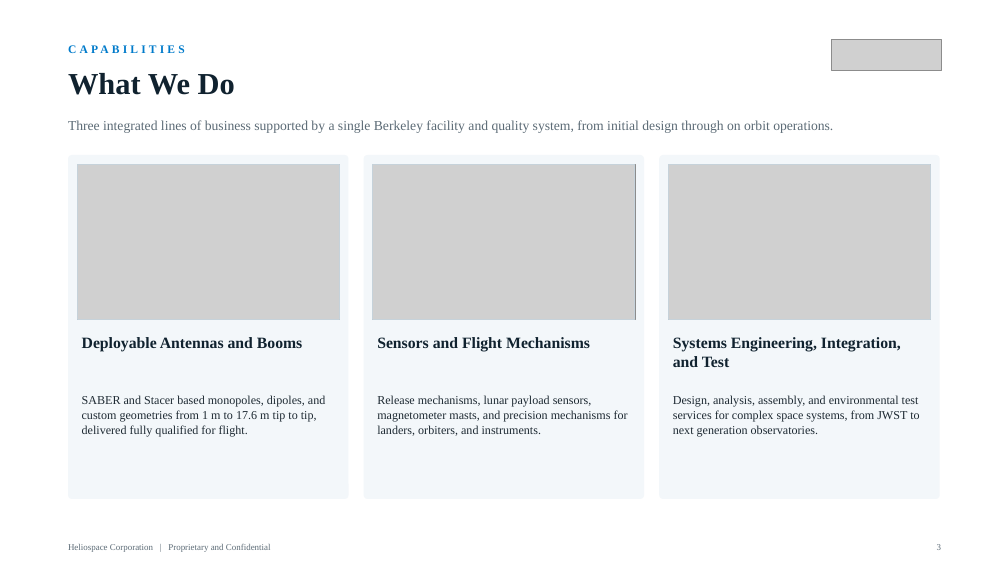
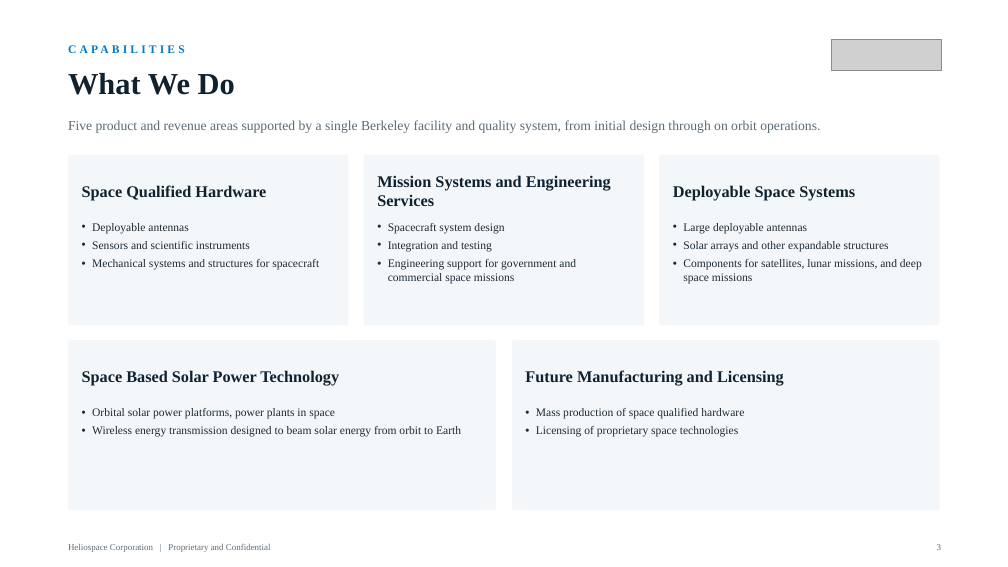
Before and after one commit to anthonyleedu/anthonyleedu, a slide deck: slide 3 of Heliospace_Investor_Overview.pptx. Drawn at 1008x567 pixels with LibreOffice and Linux fonts; fonts in the diff are those of the drawing; grey boxes stand for pictures. Boxes give left, top, right and bottom in pixels: in the first picture for what was removed or moved away, otherwise in the second. Text is boxed around its words. In the diff, an @@ line names an element or a change of style, - is before the commit and + after.

```diff
--- a/Heliospace_Investor_Overview.pptx
+++ b/Heliospace_Investor_Overview.pptx
@@ text at [68, 120, 820, 133]: text changed @@
-Three integrated lines of business supported by a single Berkeley facility and quality system, from initial design through on orbit operations.
+Five product and revenue areas supported by a single Berkeley facility and quality system, from initial design through on orbit operations.
@@ rounded rectangle: place and size @@
-rounded rectangle at [68, 155, 349, 499]
+rounded rectangle at [68, 155, 349, 325]
@@ picture removed at [77, 164, 340, 320] @@
@@ rectangle removed at [77, 164, 340, 320] @@
@@ rounded rectangle: place and size @@
-rounded rectangle at [364, 155, 644, 499]
+rounded rectangle at [364, 155, 644, 325]
@@ picture removed at [373, 164, 635, 320] @@
@@ rectangle removed at [373, 164, 635, 320] @@
@@ text added at [377, 175, 611, 206], 15.5 pt, text #10222F, bold @@
+Mission Systems and Engineering Services
@@ proportions changed in 3 elements at [68, 155, 349, 325], [364, 155, 644, 325], [659, 155, 940, 325] @@
@@ rounded rectangle: place and size @@
-rounded rectangle at [659, 155, 940, 499]
+rounded rectangle at [659, 155, 940, 325]
@@ picture removed at [668, 164, 931, 320] @@
@@ rectangle removed at [668, 164, 931, 320] @@
@@ text added at [82, 185, 266, 201], 15.5 pt, text #10222F, bold @@
+Space Qualified Hardware
@@ text added at [673, 185, 855, 201], 15.5 pt, text #10222F, bold @@
+Deployable Space Systems
@@ text added at [92, 223, 319, 270], 11 pt, text #1E2A33 @@
+• Deployable antennas
+• Sensors and scientific instruments
+• Mechanical systems and structures for spacecraft
@@ text added at [388, 223, 576, 284], 11 pt, text #1E2A33 @@
+• Spacecraft system design
+• Integration and testing
+• Engineering support for government and commercial space missions
@@ text at [683, 223, 922, 284]: text changed; size 15 to 11 pt; text colour #10222F to #1E2A33; bold off @@
-Sensors and Flight Mechanisms
+• Large deployable antennas
+• Solar arrays and other expandable structures
+• Components for satellites, lunar missions, and deep space missions
@@ rounded rectangle added at [68, 340, 496, 510], fill #F3F7FA @@
@@ text removed at [82, 337, 302, 351] @@
-Deployable Antennas and Booms
@@ rounded rectangle added at [512, 340, 940, 510], fill #F3F7FA @@
@@ text "Future Manufacturing and Licensing" at [525, 370, 784, 386]: vertical alignment top to middle @@
@@ text added at [82, 370, 339, 386], 15.5 pt, text #10222F, bold @@
+Space Based Solar Power Technology
@@ text at [525, 370, 784, 386]: text changed; size 15 to 15.5 pt @@
-Systems Engineering, Integration, and Test
+Future Manufacturing and Licensing
@@ text removed at [82, 395, 325, 437] @@
-SABER and Stacer based monopoles, dipoles, and custom geometries from 1 m to 17.6 m tip to tip, delivered fully qualified for flight.
@@ text added at [92, 408, 461, 437], 11 pt, text #1E2A33 @@
+• Orbital solar power platforms, power plants in space
+• Wireless energy transmission designed to beam solar energy from orbit to Earth
@@ text removed at [377, 395, 628, 436] @@
-Release mechanisms, lunar payload sensors, magnetometer masts, and precision mechanisms for landers, orbiters, and instruments.
@@ text at [536, 408, 744, 437]: text changed; size 11.5 to 11 pt @@
-Design, analysis, assembly, and environmental test services for complex space systems, from JWST to next generation observatories.
+• Mass production of space qualified hardware
+• Licensing of proprietary space technologies
```
Also in this commit, not shown: 6 other slides changed, 1 slide removed.
